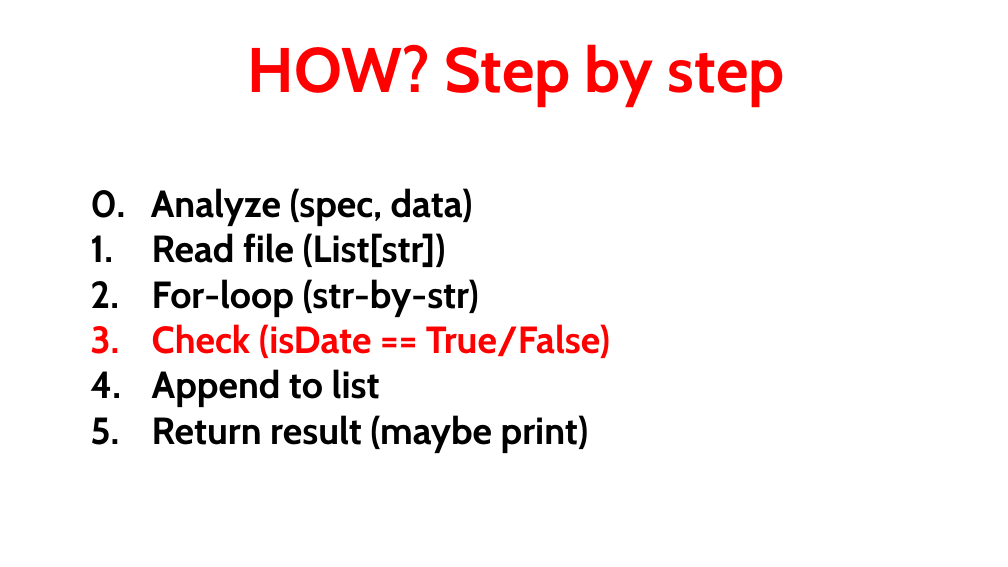
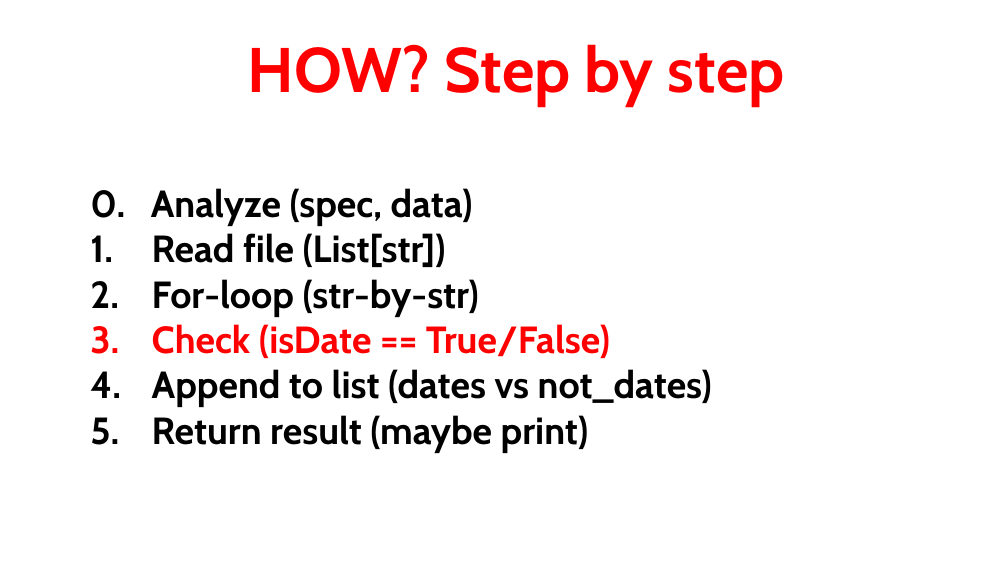
Before and after one commit to Chenct-jonathan/25ss_PyLab, a slide deck: slide 7 of slides/Python_Workshop_9.pptx. Drawn at 1008x567 pixels with LibreOffice and Linux fonts; fonts in the diff are those of the drawing. Boxes give left, top, right and bottom in pixels: in the first picture for what was removed or moved away, otherwise in the second. Text is boxed around its words. In the diff, an @@ line names an element or a change of style, - is before the commit and + after.

```diff
--- a/slides/Python_Workshop_9.pptx
+++ b/slides/Python_Workshop_9.pptx
@@ text at (152,369,712,407): text changed @@
-4. Append to list
+4. Append to list (dates vs not_dates)
```
Also in this commit, not shown: 1 other slide changed, 1 slide added, 1 slide removed, 2 other files.
